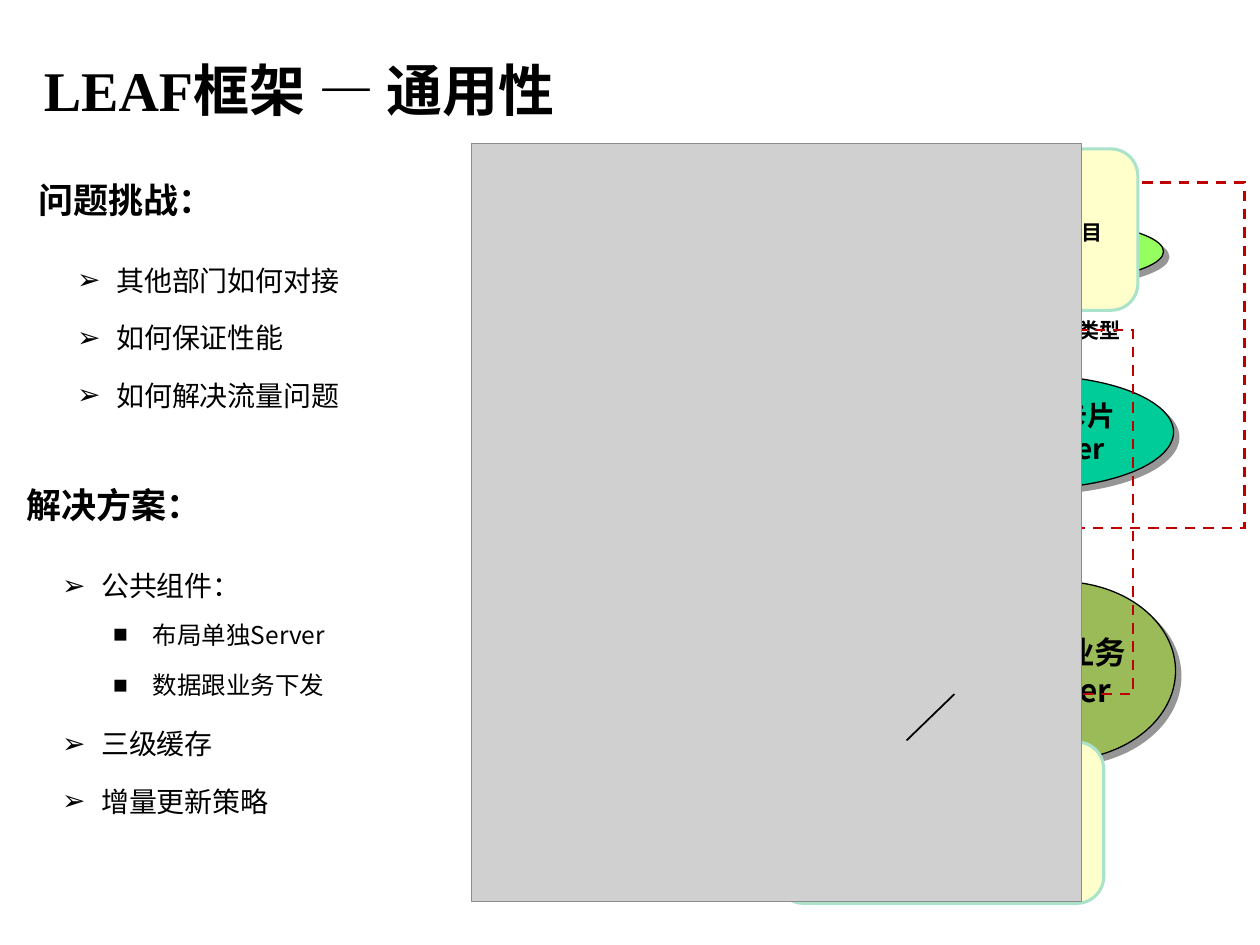
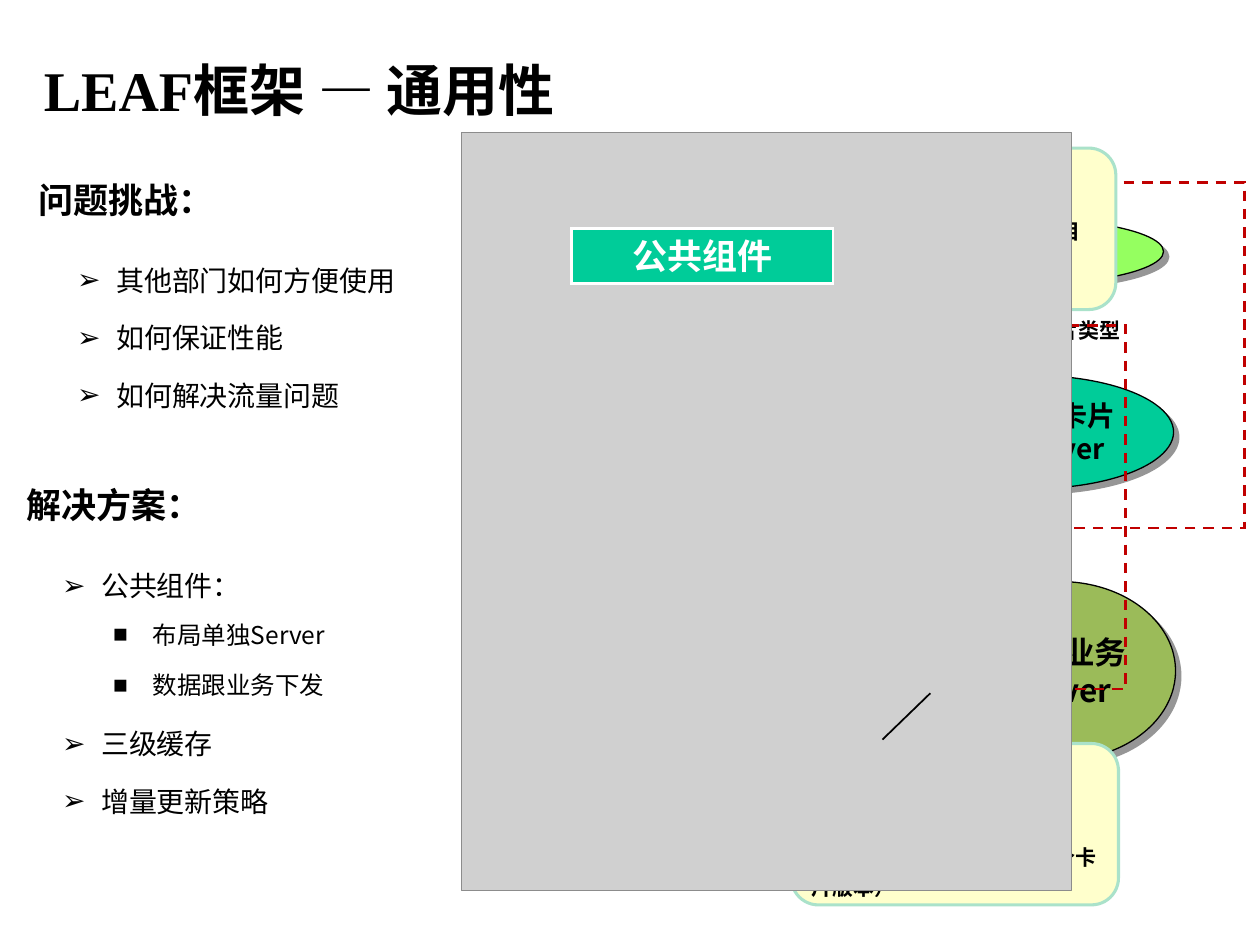
Before and after one commit to hamlingong/data, a slide deck: slide 11 of promote/龚海龙-v1.0.ppt. Drawn at 1260x945 pixels with LibreOffice and Linux fonts; fonts in the diff are those of the drawing; grey boxes stand for pictures; background and template pictures are left out. Boxes give left, top, right and bottom in pixels: in the first picture for what was removed or moved away, otherwise in the second. Text is boxed around its words. In the diff, an @@ line names an element or a change of style, - is before the commit and + after.

Commit message:
v1.7

```diff
--- a/promote/龚海龙-v1.0.ppt
+++ b/promote/龚海龙-v1.0.ppt
@@ picture: place and size @@
-picture at bbox=[471, 144, 1081, 902]
+picture at bbox=[461, 132, 1071, 891]
@@ rounded speech box "缓存策略：(多级缓存)": place and size @@
-rounded speech box "缓存策略：(多级缓存)" at bbox=[823, 149, 1138, 310]
+rounded speech box "缓存策略：(多级缓存)" at bbox=[800, 149, 1115, 310]
@@ rectangle added at bbox=[572, 228, 833, 284], fill #00CC99, outline #FFFFFF 1.5 pt, 20 pt, text #FFFFFF, bold @@
+公共组件
@@ text at bbox=[116, 267, 395, 294]: text changed @@
-  ➢ 其他部门如何对接
+  ➢ 其他部门如何方便使用
@@ rectangle: place and size @@
-rectangle at bbox=[883, 330, 1133, 694]
+rectangle at bbox=[876, 325, 1125, 689]
@@ line moved from (954, 694) - (906, 741) to (930, 693) - (882, 740) @@
@@ rounded speech box "更新策略：（增量更新）": place and size @@
-rounded speech box "更新策略：（增量更新）" at bbox=[776, 742, 1104, 903]
+rounded speech box "更新策略：（增量更新）" at bbox=[791, 743, 1119, 905]
```
Also in this commit, not shown: 5 other slides changed.
